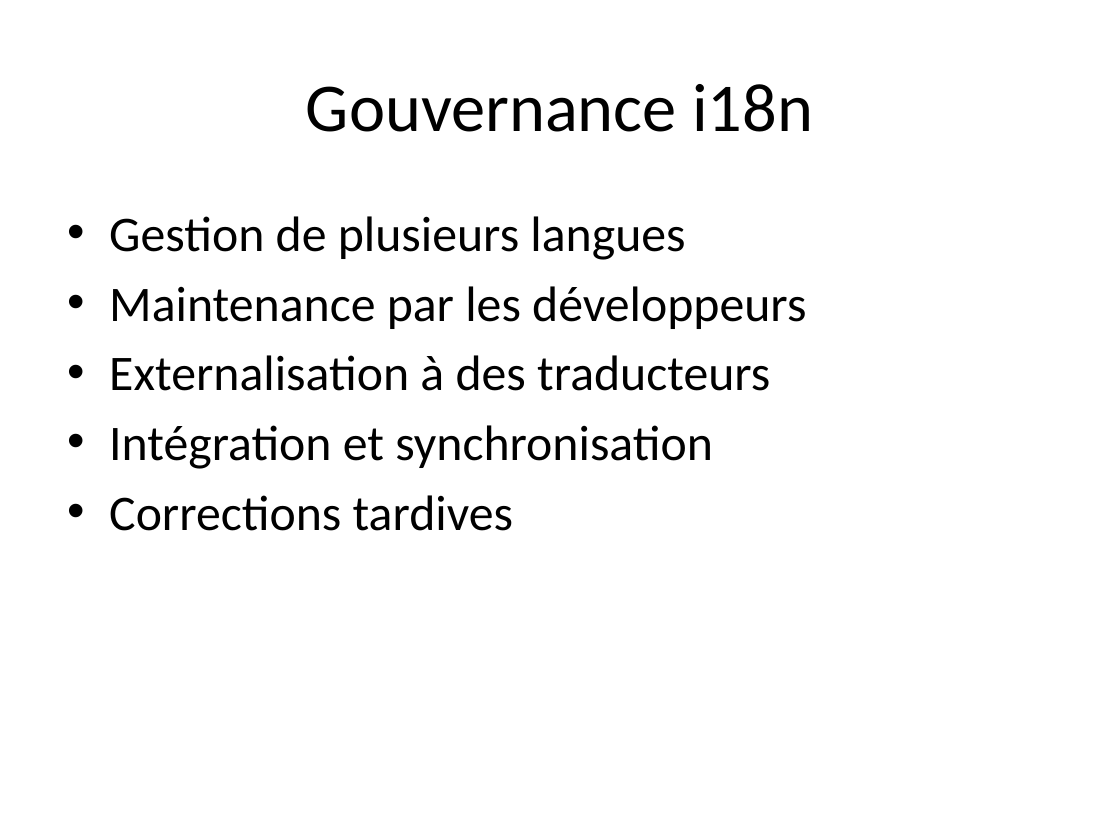
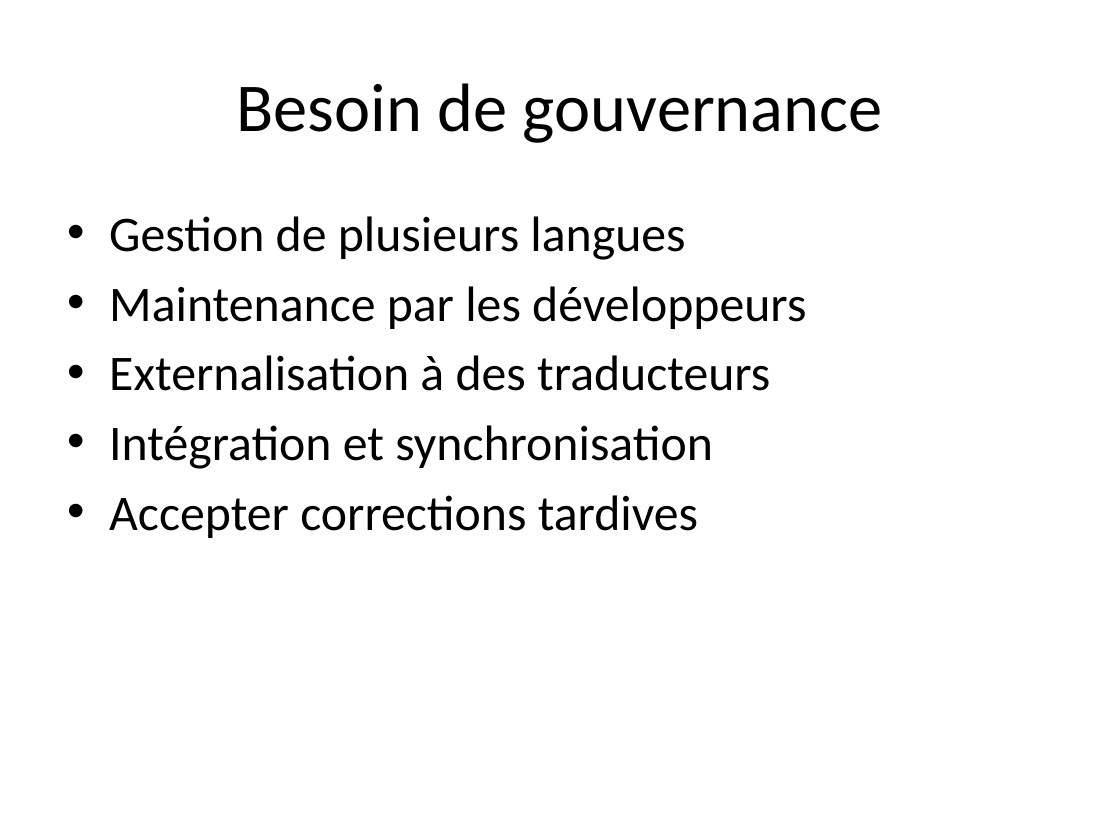
Before and after one commit to dbaeli/ez18n, a slide deck: slide 21 of ez18n-slides/ez18n_theorie.pptx (slide 14 before the commit). Drawn at 1120x840 pixels with LibreOffice and Linux fonts; fonts in the diff are those of the drawing; background and template pictures are left out. Boxes give left, top, right and bottom in pixels: in the first picture for what was removed or moved away, otherwise in the second. Text is boxed around its words. In the diff, an @@ line names an element or a change of style, - is before the commit and + after.

```diff
--- a/ez18n-slides/ez18n_theorie.pptx
+++ b/ez18n-slides/ez18n_theorie.pptx
@@ title at (236,83,882,143): text changed @@
-Gouvernance i18n
+Besoin de gouvernance
@@ text at (109,495,698,538): text changed @@
-• Corrections tardives
+• Accepter corrections tardives
```
Also in this commit, not shown: 6 other slides changed, 8 slides added, 1 slide removed, 15 other files.
